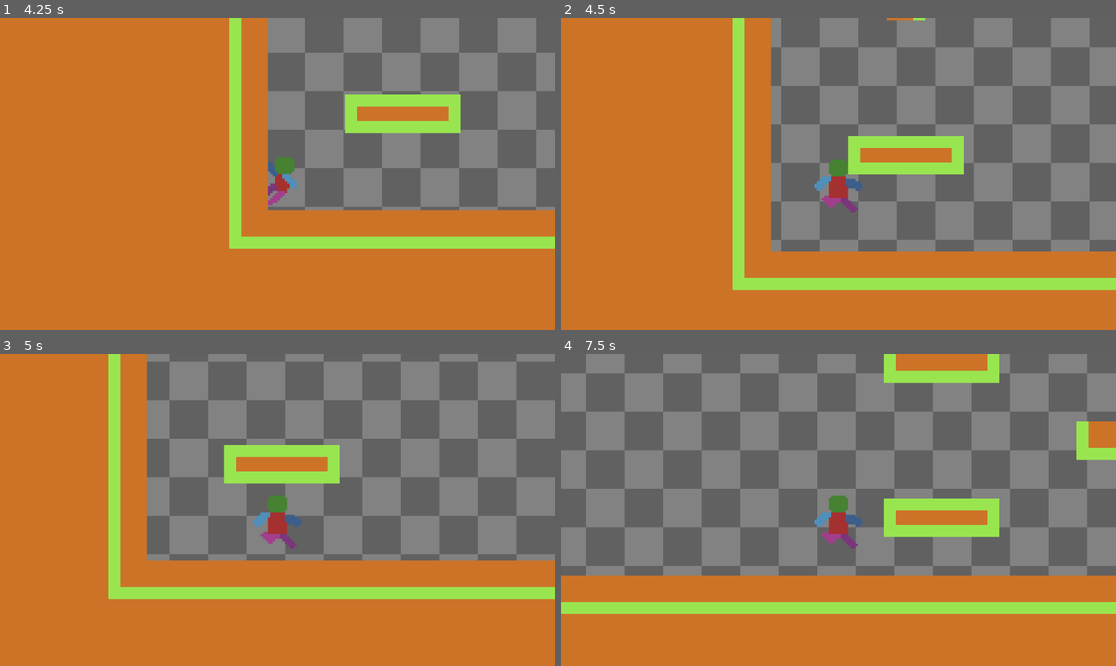
Above: before the commit, frames 1-4 (two rows, left to right).
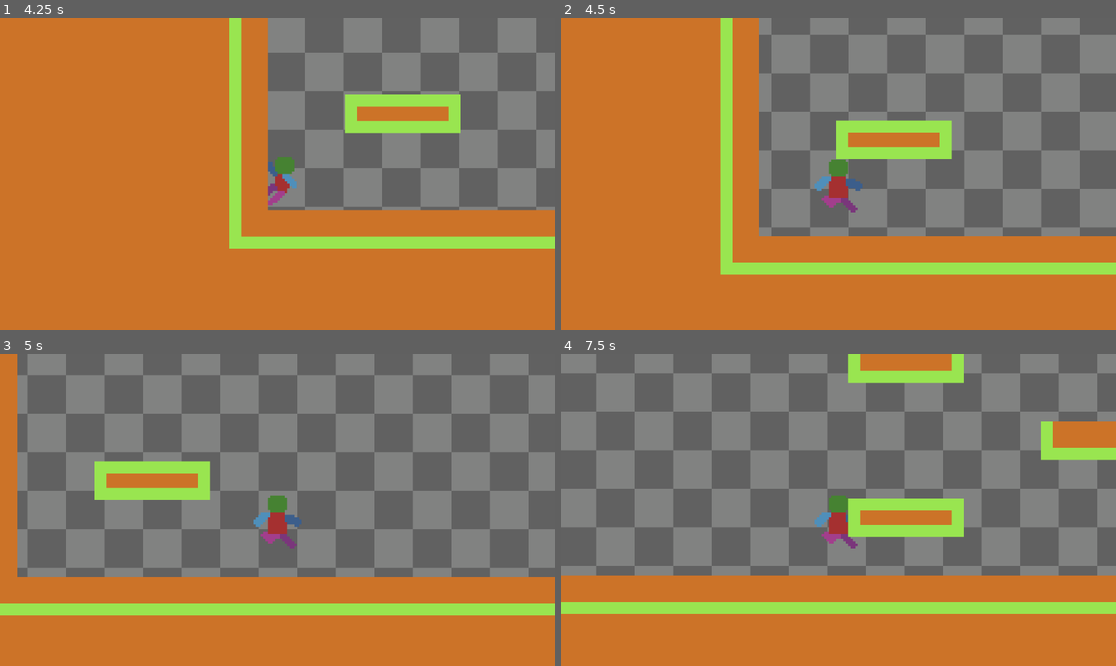
Above: after the commit, the same moments.

Repository: banjobanana/GameJam
Game: Godot game, scene res://Scenes/node_2d.tscn
Same seed, same stepped clock (60 frames per second), same inputs: the game is played once before the commit and once after it.
Inputs:
- Up to frame 1 (4.25 s): hold Space (Jump) 0.53-1.28 s; hold D (Right) 0.53-2.03 s; tap Space (Jump) at 1.35, 1.52, 1.82, 2.85, 3.02, 3.32 s; hold Space (Jump) 2.03-2.78 s; hold A (Left) from 2.03 s (still down); hold Space (Jump) from 3.53 s (still down)
- Up to frame 2 (4.5 s): tap Enter at 4.25 s; release A (Left) at 4.28 s; release Space (Jump) at 4.28 s; hold D (Right) from 4.28 s (still down); tap Space (Jump) at 4.35 s
- Up to frame 3 (5 s): keep holding D (Right); tap Space (Jump) at 4.52, 4.82 s
- Up to frame 4 (7.5 s): keep holding D (Right); hold Space (Jump) 5.03-5.78 s; tap Space (Jump) at 5.85, 6.02, 6.32, 7.35 s; hold Space (Jump) 6.53-7.28 s

Frame 1 is identical in both runs. In frame 2, 33% of the frame differs, in the area x 28-100%, y 0-88%; in frame 3, 55%, in the area x 0-100%, y 0-84%; in frame 4, 50%.

Commit message:
Code Cleaning
Cleaned up some code, minor wall jump tweaks

Diff:
--- a/project-box/Scritps/player.gd
+++ b/project-box/Scritps/player.gd
@@ -6,7 +6,7 @@
 const GROUNDACCELARATION = 40
 const GROUNDDECELARATION = 20
 const AIRACCELARATION = 15
-const AIRDECELARATION = 20
+const AIRDECELARATION = 5
 const AIRMOVESPEEDMULT = 0.6
 
 const JUMPVELOCITY = -140
@@ -78,11 +78,16 @@
 	currentState.Update(delta)
 	#movement
 	HandleWallCling()
+	#HandleWallJump()
+
 	HandleMaxFallVelocity()
-	GetWallDirection()
+
+	#GetWallDirection()
+
 	HorizontalMovement()
-	HandleWallJump()
+
 	HandleJumping()
+
 	move_and_slide()
 
 func ChangeState(newState):
@@ -91,7 +96,7 @@
 		currentState=newState
 		previousState.ExitState()
 		newState.EnterState()
-		#print("State change from "+previousState.Name+" to "+newState.Name)
+		print("State change from "+previousState.Name+" to "+newState.Name)
 		return
 
 func GetWallDirection():
@@ -127,43 +132,43 @@
 	if not is_on_floor():
 		coyote_timer.start(COYOTETIME)
 		ChangeState(States.Fall)
+		return
 
 func HandleMaxFallVelocity():
 		if(velocity.y>MAXFALLVELOCITY): velocity.y=MAXFALLVELOCITY
+		return
 
 func HandleLanding():
 	if is_on_floor():
 		jumps=0
 		ChangeState(States.Idle)
+		return
 
 func HandleWallJump():
 	GetWallDirection()
 	if (keyJumpPressed or jump_buffer.time_left > 0):
-		if wallDirection!= Vector2.ZERO:
+		if currentState==States.WallCling:
+			#if wallDirection!= Vector2.ZERO:
 			ChangeState(States.WallJump)
-		elif wall_coyote_timer.time_left > 0:
-			wall_coyote_timer.stop()
-			ChangeState(States.WallJump)
+			return
+		#if wall_coyote_timer.time_left > 0:
+			#wall_coyote_timer.stop()
+			#ChangeState(States.WallJump)
+			#return
 		#print("walljump")
 
 func HandleWallCling():
-	if (not is_on_floor()) and wallDirection!=Vector2.ZERO:
+	GetWallDirection()
+	if (not is_on_floor()) and wallDirection!=Vector2.ZERO and currentState!=States.WallCling:
 		if keyLeft or keyRight:
 			jumps=0
 			ChangeState(States.WallCling)
-		#if wallDirection == Vector2.RIGHT:
-			#if keyRight:
-				##print("Cl;ing")
-				#jumps=0
-				#ChangeState(States.WallCling)
-		#elif wallDirection == Vector2.LEFT:
-			#if keyLeft:
-				#jumps=0
-				#ChangeState(States.WallCling)
+			return
 		else:
-			if moveDirectionX==0:
+			if moveDirectionX==0 and currentState!=States.Fall:
 				#wall_coyote_timer.start(WALLCOYOTETIME)
 				ChangeState(States.Fall)
+				return
 
 func HandleJumping():
 	if is_on_floor():
@@ -173,16 +178,19 @@
 				jumps+=1
 				jump_buffer.stop()
 				ChangeState(States.Jump)
+				return
 	else:
 		#double jump
 		if jumps < MAXJUMPS and jumps > 0 and keyJumpPressed:
 			jumps+=1
 			ChangeState(States.Jump)
+			return
 		#coyote time
 		if coyote_timer.time_left > 0 and keyJumpPressed and jumps<MAXJUMPS:
 			coyote_timer.stop()
 			jumps+=1
 			ChangeState(States.Jump)
+			return
 
 func HandleJumpBuffer():
 	if keyJumpPressed:
--- a/project-box/States/FallState.gd
+++ b/project-box/States/FallState.gd
@@ -14,8 +14,8 @@
 	Player.HorizontalMovement()
 	#Player.velocity.x *= Player.AIRMOVESPEEDMULT
 	Player.HandleLanding()
-	Player.HandleWallJump()
-	Player.HandleJumping()
+	#Player.HandleWallJump()
+	#Player.HandleJumping()
 	Player.HandleJumpBuffer()
 	HandleAnimations()
 
--- a/project-box/States/JumpState.gd
+++ b/project-box/States/JumpState.gd
@@ -14,7 +14,6 @@
 	Player.HandleGravity(_delta)
 	Player.HorizontalMovement()
 	#Player.velocity.x *= Player.AIRMOVESPEEDMULT
-	Player.HandleWallJump()
 	HandleJumpToFall()
 	HandleAnimations()
 
--- a/project-box/States/WallClingState.gd
+++ b/project-box/States/WallClingState.gd
@@ -4,18 +4,18 @@
 	Name="WallCling"
 
 func ExitState():
-	Player.wall_coyote_timer.start(Player.WALLCOYOTETIME)
+	pass
 
 func Draw():
 	pass
 
 func Update(_delta):
+	Player.HandleGravity(_delta)
 	Player.velocity.y *= Player.WALLCLINGSPEEDMULT
-	Player.HandleGravity(_delta)
 	Player.HorizontalMovement()
 	Player.HandleWallJump()
-	Player.HandleJumping()
-	Player.HandleJumpBuffer()
+	Player.HandleJumpBuffer()#somehow increases jump height during wall jump
+	#Player.HandleJumping()
 	if Player.wallDirection == Vector2.RIGHT:
 		if !Player.keyRight:
 			Player.ChangeState(States.Fall)
--- a/project-box/States/WallJumpState.gd
+++ b/project-box/States/WallJumpState.gd
@@ -2,8 +2,10 @@
 
 func EnterState():
 	Name="WallJump"
+
 	Player.velocity.y = Player.WALLJUMPVELOCITY
-	#Player.velocity.x = Player.moveDirectionX * -1 * 100
+	#Player.velocity = Vector2(Player.WALLJUMPHSPEED,Player.WALLJUMPVELOCITY)
+	#Player.velocity.x = Player.velocity.x * -1
 
 func ExitState():
 	pass
@@ -13,7 +15,7 @@
 
 func Update(_delta):
 	Player.HandleGravity(_delta,Player.GRAVITYWALLJUMP)
-	Player.HorizontalMovement()
+	Player.HorizontalMovement(Player.AIRACCELARATION,Player.AIRDECELARATION)
 	Player.HandleJumpBuffer()
 	#Player.velocity.x = Player.moveDirectionX * -1 * 100
 	#Player.velocity.x *= Player.AIRMOVESPEEDMULT
